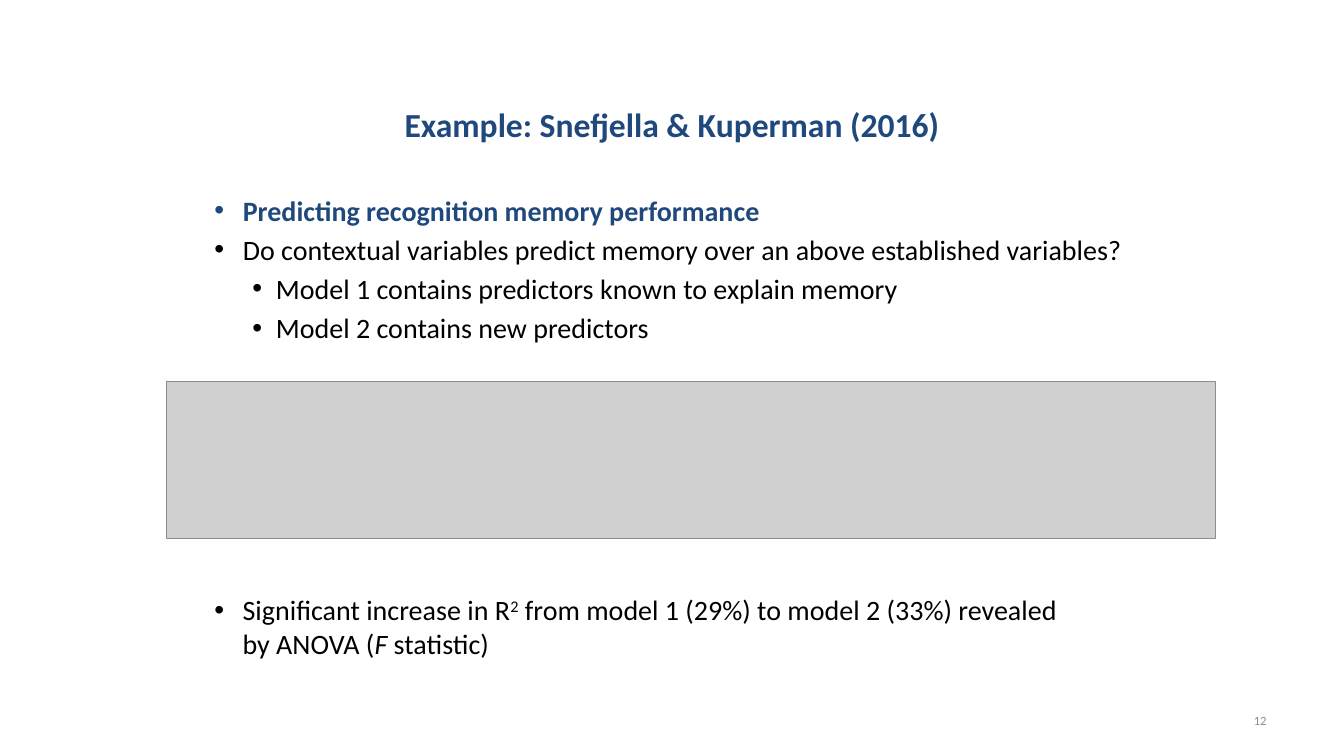
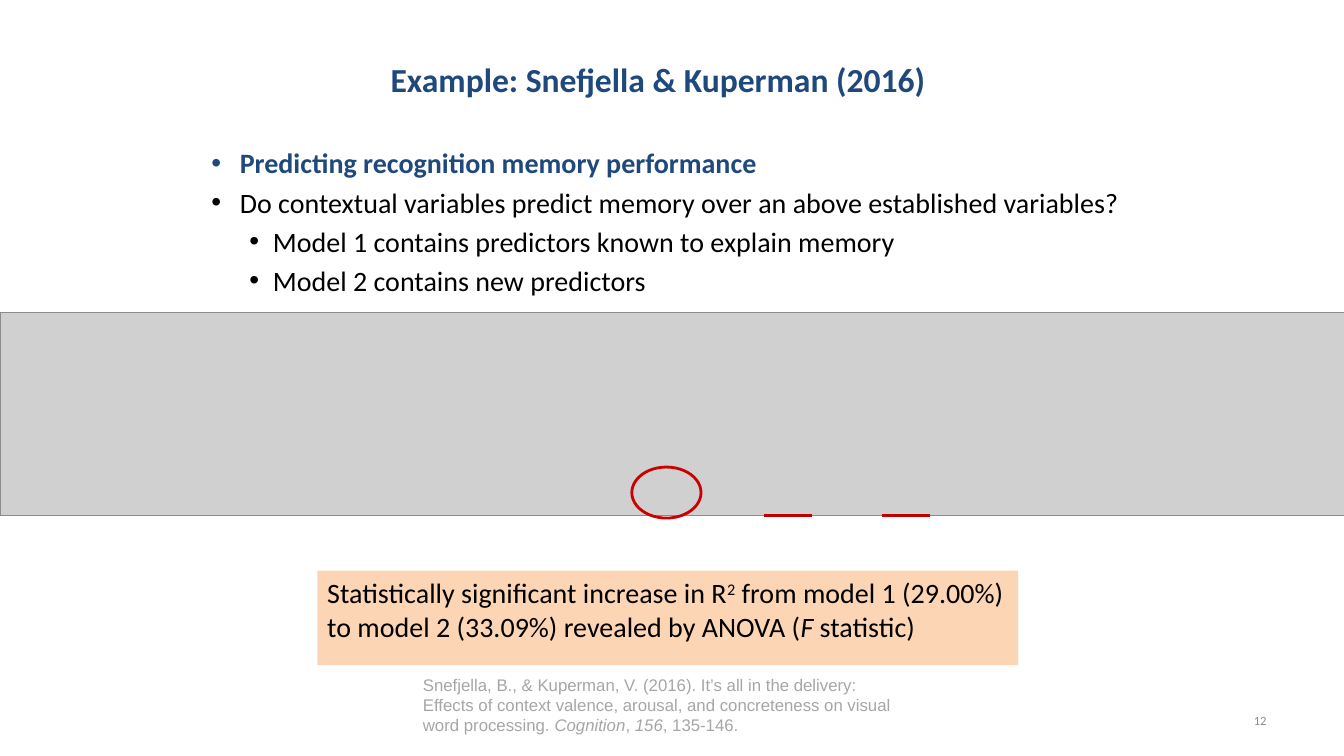
Before and after one commit to chrisjberry/datafluencyCB, a slide deck: slide 12 of docs/slides/PSYC753_Chris2.pptx. Drawn at 1344x756 pixels with LibreOffice and Linux fonts; fonts in the diff are those of the drawing; grey boxes stand for pictures. Boxes give left, top, right and bottom in pixels: in the first picture for what was removed or moved away, otherwise in the second. Text is boxed around its words. In the diff, an @@ line names an element or a change of style, - is before the commit and + after.

```diff
--- a/docs/slides/PSYC753_Chris2.pptx
+++ b/docs/slides/PSYC753_Chris2.pptx
@@ title "Example: Snefjella & Kuperman (2016)": place and size @@
-title "Example: Snefjella & Kuperman (2016)" at (405, 112, 939, 143)
+title "Example: Snefjella & Kuperman (2016)" at (391, 67, 925, 98)
@@ text "Predicting recognition memory performance": place and size @@
-text "Predicting recognition memory performance" at (243, 201, 1121, 343)
+text "Predicting recognition memory performance" at (240, 153, 1118, 296)
@@ picture: place and size @@
-picture at (166, 381, 1215, 538)
+picture at (0, 313, 1344, 515)
@@ ellipse added at (632, 467, 702, 518), outline #CC0000 2 pt @@
@@ line added from (764, 515) to (813, 515), #C00000 2.25 pt @@
@@ line added from (882, 515) to (931, 515), #C00000 2.25 pt @@
@@ rectangle "Statistically significant increase in R2 ...": place and size @@
-rectangle "Statistically significant increase in R2 ..." at (243, 599, 1056, 659)
+rectangle "Statistically significant increase in R2 ..." at (318, 571, 1018, 665)
@@ rectangle "Statistically significant increase in R2 ..." at (318, 571, 1018, 665): fill none to #FCD5B5 @@
@@ text in rectangle at (327, 582, 1003, 642): text changed @@
-• Significant increase in R2 from model 1 (29%) to model 2 (33%) revealed
-  by ANOVA (F statistic)
+Statistically significant increase in R2 from model 1 (29.00%) to model 2 (33.09%) revealed by ANOVA (F statistic)
@@ text added at (423, 679, 890, 735), 12 pt, text #A6A6A6 @@
+Snefjella, B., & Kuperman, V. (2016). It’s all in the delivery: Effects of context valence, arousal, and concreteness on visual word processing. Cognition, 156, 135-146.
```
Also in this commit, not shown: 10 other slides changed, 1 other file.
